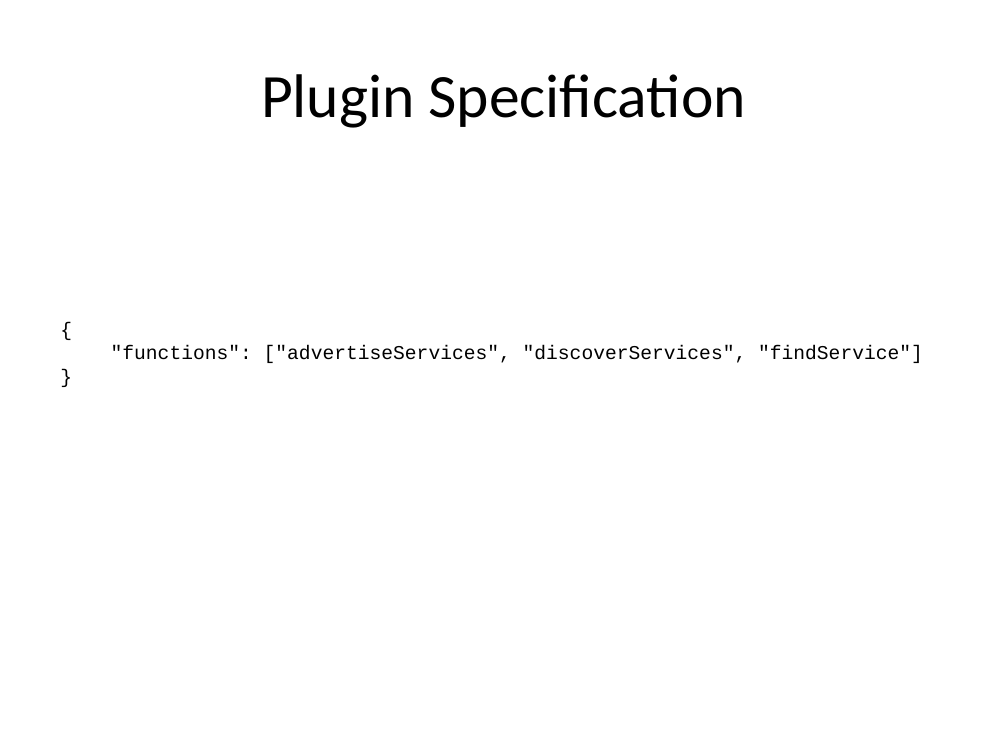
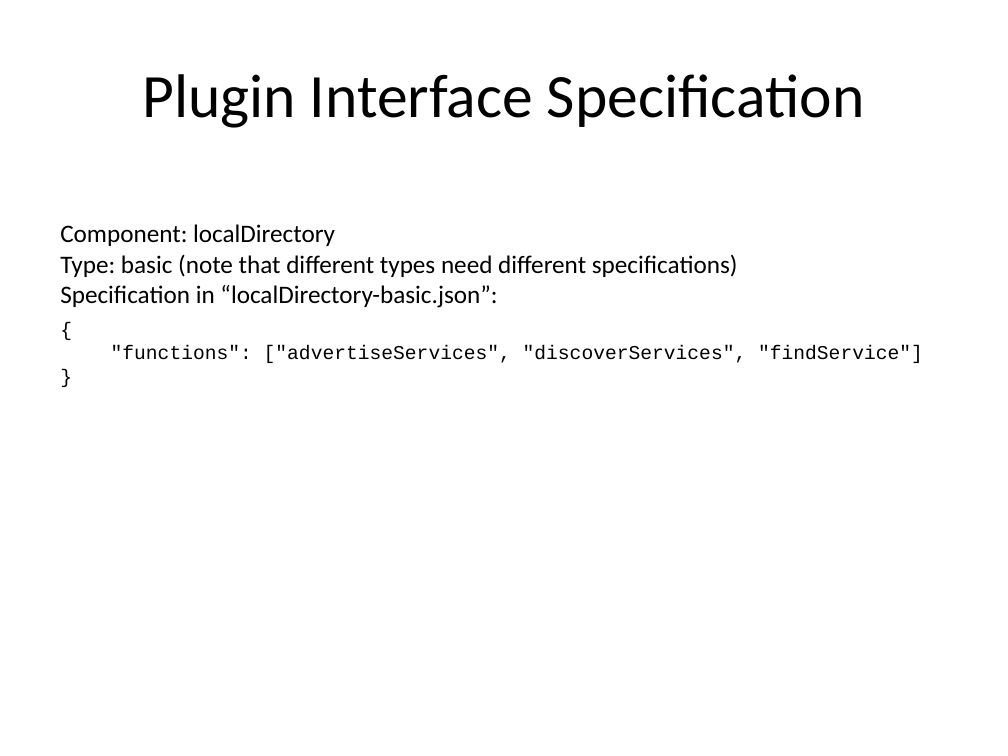
Before and after one commit to intel-iot-devkit/iotkit-comm-c, a slide deck: slide 5 of docs/tutorials/overview.pptx (slide 8 before the commit). Drawn at 1008x756 pixels with LibreOffice and Linux fonts; fonts in the diff are those of the drawing. Boxes give left, top, right and bottom in pixels: in the first picture for what was removed or moved away, otherwise in the second. Text is boxed around its words. In the diff, an @@ line names an element or a change of style, - is before the commit and + after.

```diff
--- a/docs/tutorials/overview.pptx
+++ b/docs/tutorials/overview.pptx
@@ title at bbox=[142, 74, 865, 128]: text changed @@
-Plugin Specification
+Plugin Interface Specification
@@ text added at bbox=[60, 224, 738, 308], 18 pt, text #000000 @@
+Component: localDirectory
+Type: basic (note that different types need different specifications)
+Specification in “localDirectory-basic.json”:
```
Also in this commit, not shown: 3 other slides changed, 4 slides added, 1 slide removed, 1 other file.
